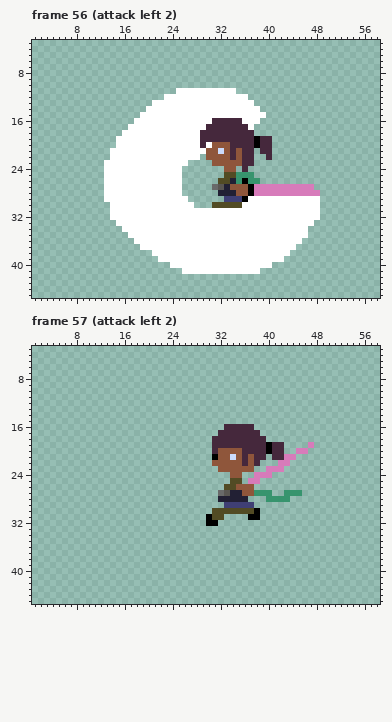
Pixel-art file: assets/april/ammellan_2.aseprite. The first picture shows the starting point.
61x56 pixels, 100 frames. Shown: frame 56 (attack left 2): x 1..58, y 3..45; frame 57 (attack left 2): x 1..58, y 3..45. The commit also changed other frames, which this record leaves out.
The same view after the edit:
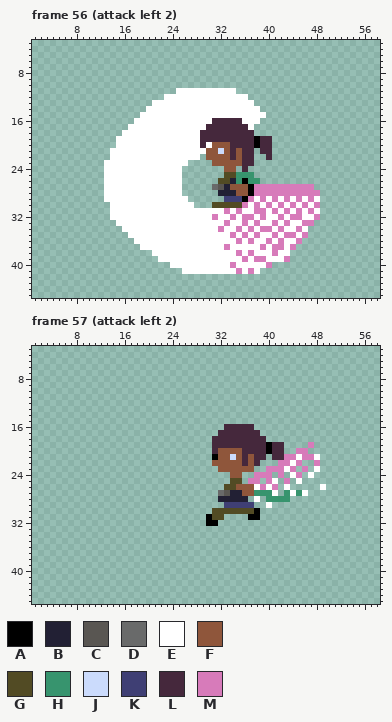
Palette (. is transparent): A #000000  B #222034  C #595652  D #696a6a  E #ffffff  F #8f563b  G #524b24  H #37946e  J #cbdbfc  K #3f3f74  L #45283c  M #d77bba
Commit: left and right combo
Diff:
Changed rows in their new state; - is an unchanged pixel.
Frame 56 (attack left 2), layer "Layer 4":
first column x 31:
29 ------M-M-M-M-M-M-
30 -----M-M-M-M-M-M-M
31 --M-M--MM-M-M-M-M-
32 M--M-MM-M--M-MM--M
33 --M--M-M--M-M--MM-
34 -M--M-M-MM-M--M---
35 ---M-M-M--M-MM-M--
36 ----M-M--M-M--M---
37 --M-----M-MM-M----
38 ----M-M---M-------
39 -----M-MM---M-----
40 ---M-----M--------
41 ----M-M-----------
Frame 57 (attack left 2), layer "Layer 4":
first column x 38:
21 -------EMME-
22 ------EM--M-
23 -----EM-M-E-
24 ----M-EM-E--
25 --ME-M-E----
26 EMEM-E-----E
27 ---E--E-E---
28 E-----------
29 --E---------
Where, in picture pixels (left, top, right, bottom), the same in both pictures:
changed: (212, 196, 320, 274)
changed: (254, 454, 326, 508)
